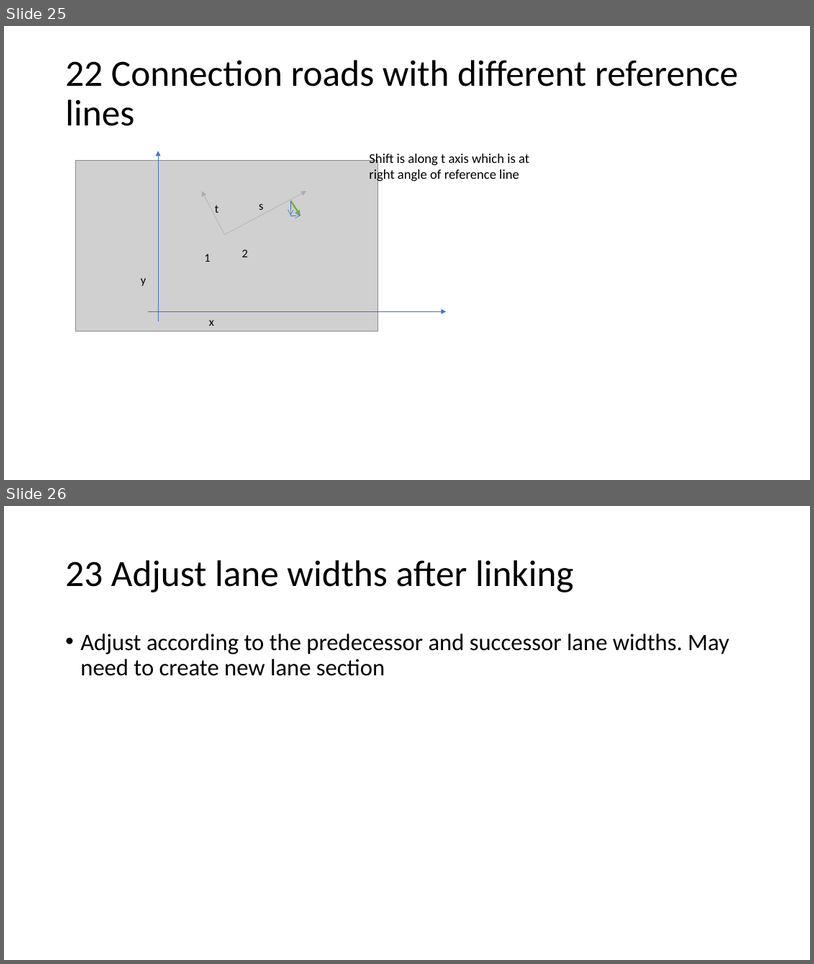
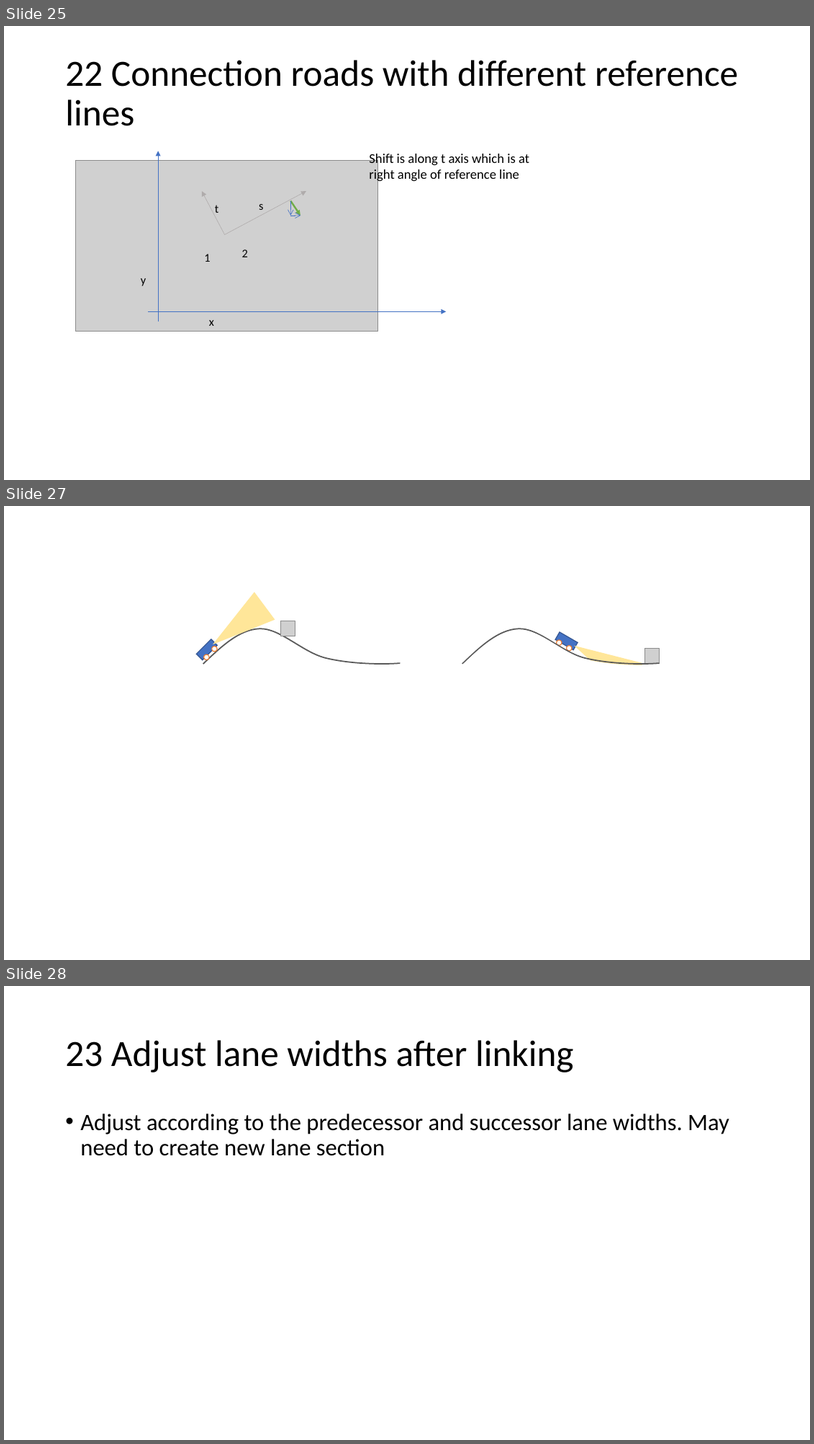
Before and after one commit to AugmentedDesignLab/junction-art, a slide deck: plan/challenges.pptx. Shown one above the other, each under a label of ours: slides 25 and 26 before the commit, slides 25, 27 and 28 after it; the slides between them are not shown. The pictures are 814x964 and 814x1444 pixels, drawn with LibreOffice and Linux fonts; fonts in the diff are those of the drawing; grey boxes stand for pictures. Boxes give left, top, right and bottom in pixels: in the first picture for what was removed or moved away, otherwise in the second. Text is boxed around its words. In the diff, an @@ line names an element or a change of style, - is before the commit and + after.

```diff
--- a/plan/challenges.pptx
+++ b/plan/challenges.pptx
@@ slide 27 added at [4,506,810,960], background #FFFFFF @@
@@ triangle added at [203,592,275,658], fill #FFE699 @@
@@ freeform shape added at [203,629,400,664], outline #595959 1.5 pt @@
@@ picture added at [281,621,296,636] @@
@@ freeform shape added at [463,629,660,664], outline #595959 1.5 pt @@
@@ freeform shape added at [463,633,661,667], outline #FFFFFF 5.5 pt @@
@@ rectangle added at [556,632,578,650], fill #4472C4, outline #325491 1 pt @@
@@ triangle added at [566,631,643,694], fill #FFE699 @@
@@ rectangle added at [196,639,217,660], fill #4472C4, outline #325491 1 pt @@
@@ ellipse added at [203,653,211,661], fill #FFFFFF, outline #ED7D31 1 pt @@
@@ ellipse added at [211,645,219,653], fill #FFFFFF, outline #ED7D31 1 pt @@
@@ ellipse added at [556,638,563,646], fill #FFFFFF, outline #ED7D31 1 pt @@
@@ ellipse added at [566,645,573,652], fill #FFFFFF, outline #ED7D31 1 pt @@
@@ picture added at [646,648,660,663] @@
@@ rectangle added at [574,666,646,695], fill #FFFFFF, outline #FFFFFF 1 pt @@
@@ what was slide 26 is now slide 28 @@
```
Also in this commit, not shown: 4 other slides added, 7 other files.
